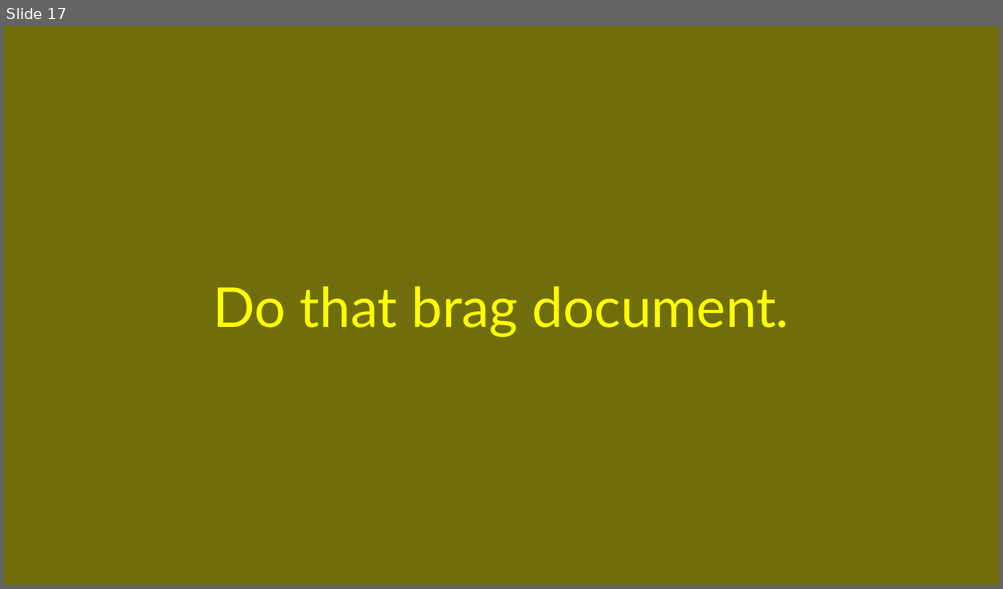
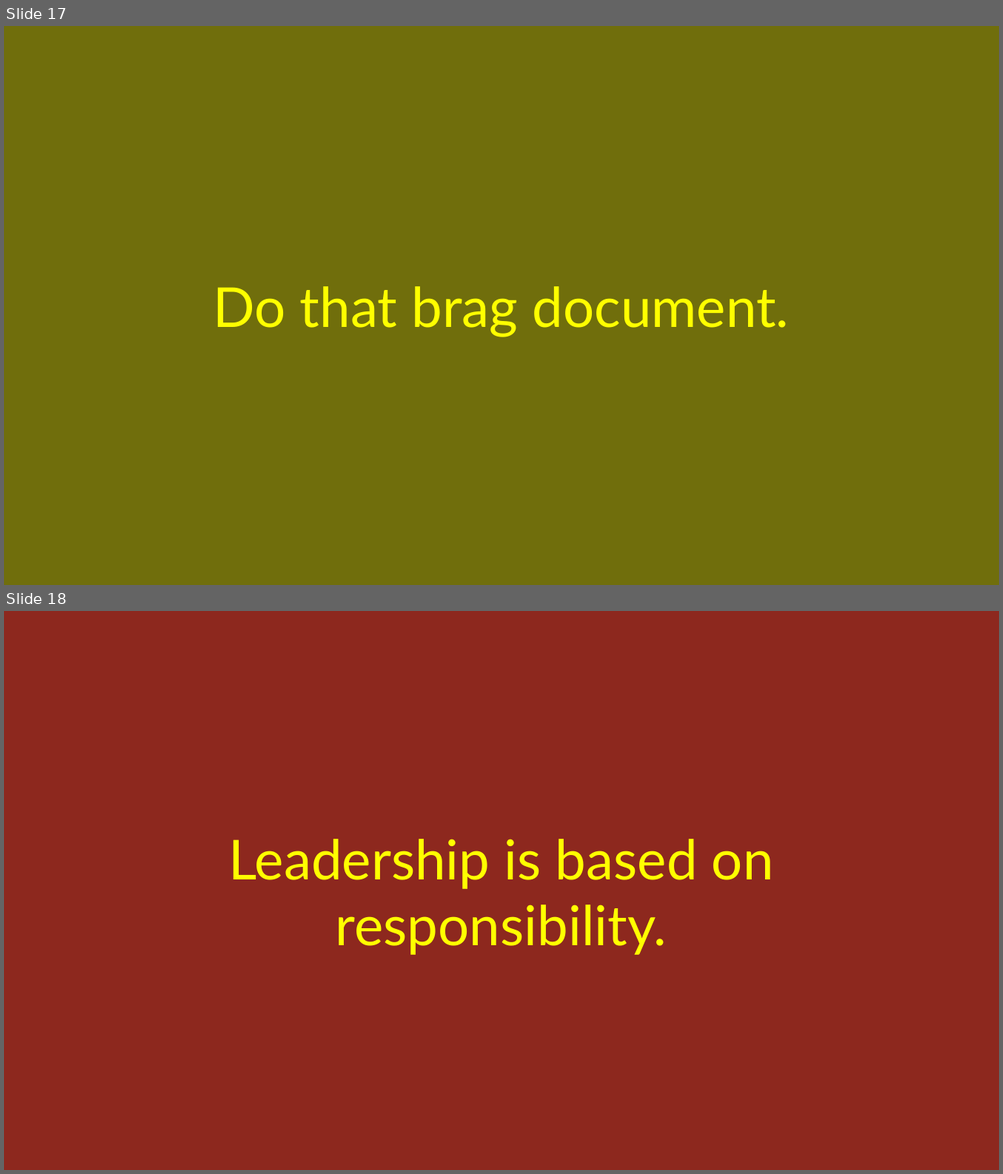
Before and after one commit to ex033067/configs, a slide deck: linux/auto-wallpapers/auto-wallpapers.odp. Shown one above the other, each under a label of ours: slide 17 before the commit, slides 17 and 18 after it. The pictures are 1003x589 and 1003x1174 pixels, drawn with LibreOffice and Linux fonts; fonts in the diff are those of the drawing. Boxes give left, top, right and bottom in pixels: in the first picture for what was removed or moved away, otherwise in the second. Text is boxed around its words. In the diff, an @@ line names an element or a change of style, - is before the commit and + after.

```diff
--- a/linux/auto-wallpapers/auto-wallpapers.odp
+++ b/linux/auto-wallpapers/auto-wallpapers.odp
@@ slide 18 added at (x1=4, y1=611, x2=999, y2=1170), background #8D281E @@
@@ text added at (x1=228, y1=839, x2=774, y2=955), 44 pt, text #FFFF00 @@
+Leadership is based on responsibility.
```
Also in this commit, not shown: 4 other slides added.
